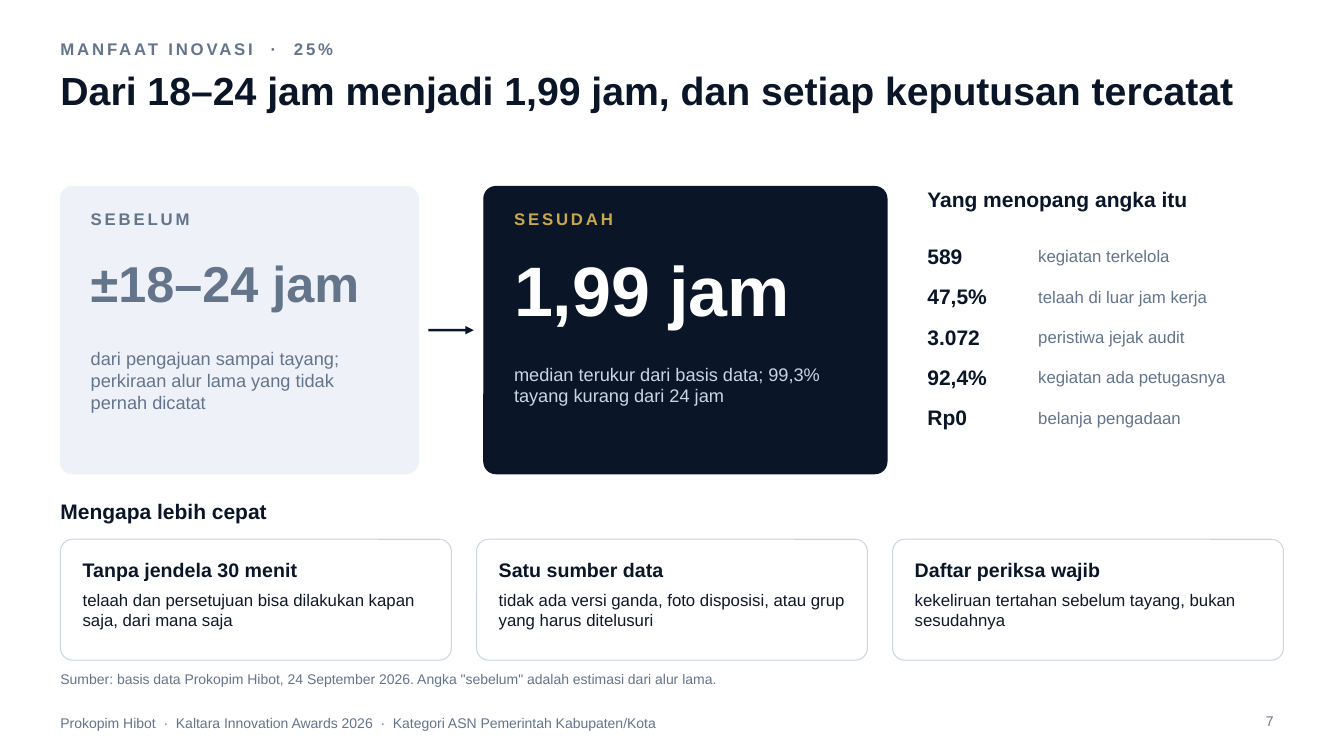
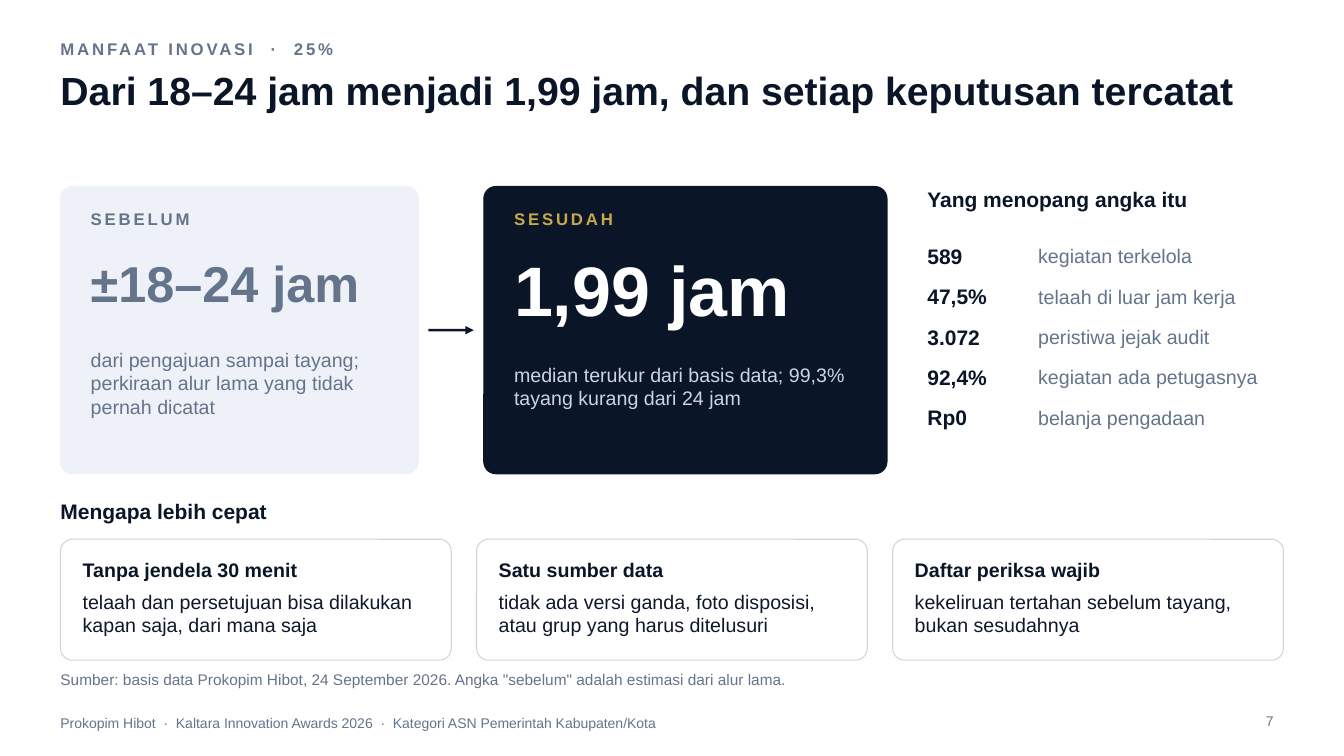
Before and after one commit to ega394/joyful-visuals, a slide deck: slide 7 of docs/lomba/kaltara/Paparan-Prokopim-Hibot-Kaltara-2026.pptx. Drawn at 1344x756 pixels with LibreOffice and Linux fonts; fonts in the diff are those of the drawing; background and template pictures are left out. Boxes give left, top, right and bottom in pixels: in the first picture for what was removed or moved away, otherwise in the second. Text is boxed around its words. In the diff, an @@ line names an element or a change of style, - is before the commit and + after.

```diff
--- a/docs/lomba/kaltara/Paparan-Prokopim-Hibot-Kaltara-2026.pptx
+++ b/docs/lomba/kaltara/Paparan-Prokopim-Hibot-Kaltara-2026.pptx
@@ text "dari pengajuan sampai tayang; perkiraan ..." at (x1=91, y1=353, x2=359, y2=418): size 13 to 14 pt @@
@@ text "median terukur dari basis data; ..." at (x1=514, y1=367, x2=845, y2=409): size 13 to 14 pt @@
@@ size 12 to 14 pt in 8 elements at (x1=1038, y1=249, x2=1192, y2=267), (x1=1038, y1=290, x2=1236, y2=308), (x1=1038, y1=330, x2=1210, y2=348), (x1=1038, y1=370, x2=1257, y2=388), (x1=1038, y1=411, x2=1205, y2=429), (x1=83, y1=594, x2=412, y2=636), (x1=499, y1=594, x2=815, y2=636), (x1=915, y1=594, x2=1231, y2=636) @@
@@ text "Sumber: basis data Prokopim Hibot, ..." at (x1=60, y1=674, x2=786, y2=688): size 10 to 11 pt @@
```
Also in this commit, not shown: 9 other slides changed, 28 other files.
